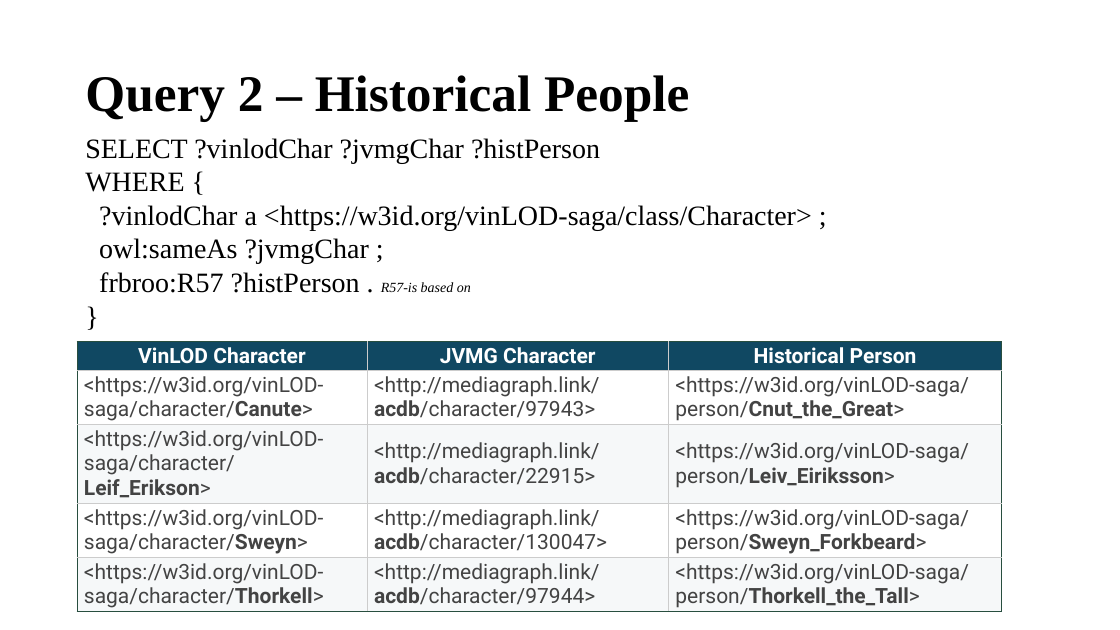
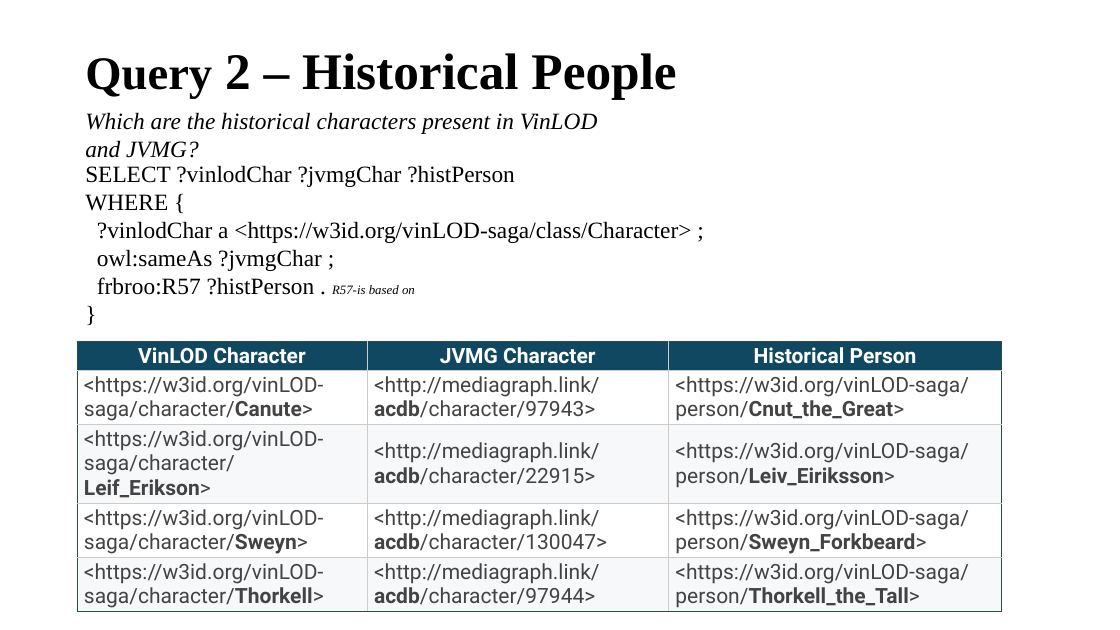
Before and after one commit to VinLOD-Saga/VinLOD-Saga, a slide deck: slide 5 of JVMG Use Case Presentation.pptx. Drawn at 1120x630 pixels with LibreOffice and Linux fonts; fonts in the diff are those of the drawing. Boxes give left, top, right and bottom in pixels: in the first picture for what was removed or moved away, otherwise in the second. Text is boxed around its words. In the diff, an @@ line names an element or a change of style, - is before the commit and + after.

```diff
--- a/JVMG Use Case Presentation.pptx
+++ b/JVMG Use Case Presentation.pptx
@@ title "Query 2 – Historical People" at (x1=85, y1=53, x2=676, y2=99): size 44 to 40 pt in "Query" @@
@@ text added at (x1=85, y1=112, x2=597, y2=158), 20 pt, text #000000, italic @@
+Which are the historical characters present in VinLOD and JVMG?
@@ text "SELECT ?vinlodChar ?jvmgChar ?histPerson" moved from (x1=85, y1=138, x2=812, y2=293) to (x1=85, y1=165, x2=691, y2=295) @@
@@ text "SELECT ?vinlodChar ?jvmgChar ?histPerson" at (x1=85, y1=165, x2=691, y2=295): size 24 to 20 pt; size 12 to 11 pt in "R57-is based on" @@
```
Also in this commit, not shown: 4 other slides changed, 1 slide added, 1 slide removed, 1 other file.
